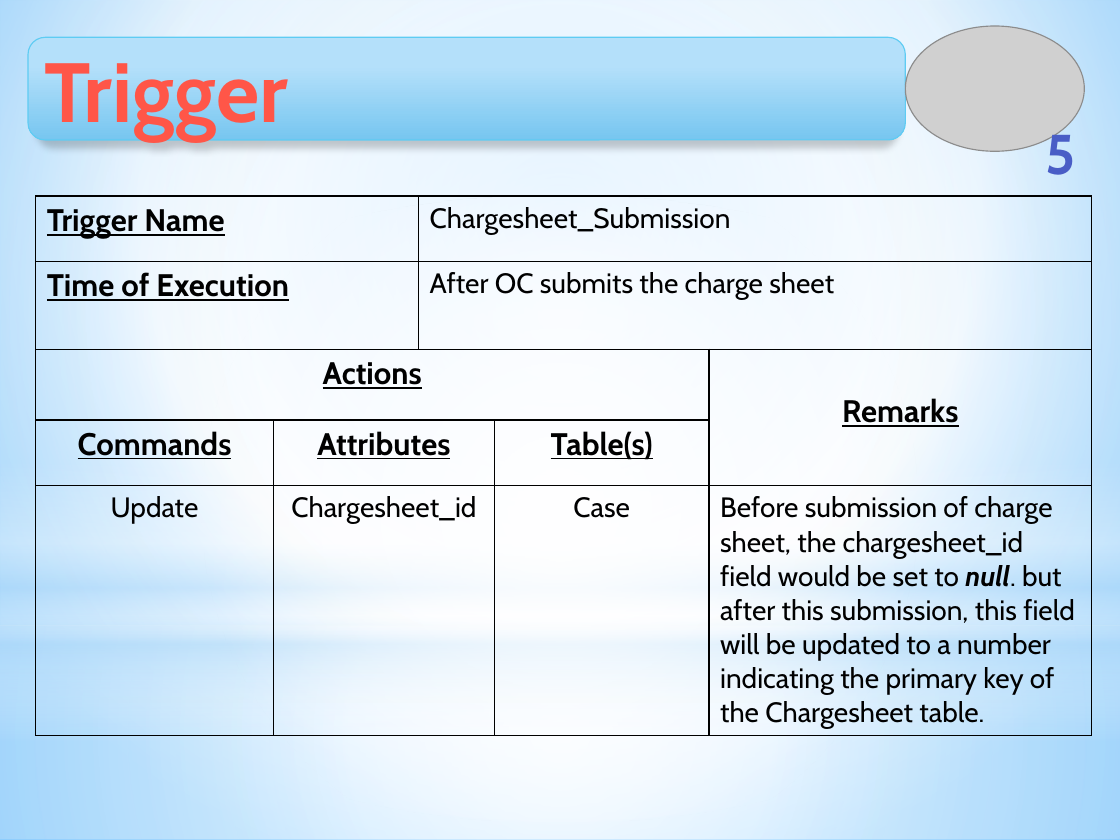
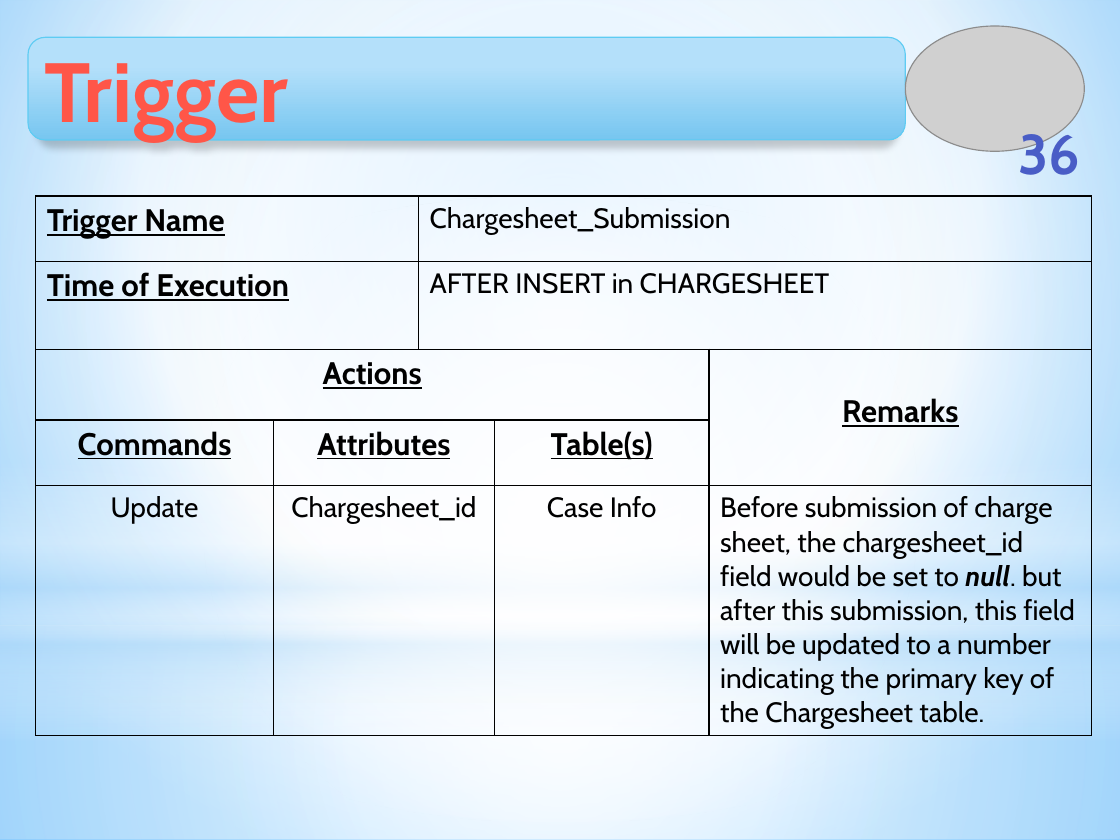
Before and after one commit to Touhid18/CSE308-Management_of_Judicial_System-1005009_1005014_1005018_1005023_1005029, a slide deck: slide 36 of ISD_Management_of_Judicial_System_DatabaseDesign.pptx (slide 5 before the commit). Drawn at 1120x840 pixels with LibreOffice and Linux fonts; fonts in the diff are those of the drawing; grey boxes stand for pictures. Boxes give left, top, right and bottom in pixels: in the first picture for what was removed or moved away, otherwise in the second. Text is boxed around its words. In the diff, an @@ line names an element or a change of style, - is before the commit and + after.

```diff
--- a/ISD_Management_of_Judicial_System_DatabaseDesign.pptx
+++ b/ISD_Management_of_Judicial_System_DatabaseDesign.pptx
@@ page number at bbox=[1019, 126, 1081, 175]: text changed @@
-5
+36
@@ table at bbox=[36, 196, 1092, 765] @@
-row 2, column 3: After OC submits the charge sheet
+row 2, column 3: AFTER INSERT in CHARGESHEET
-row 5, column 4: Case
+row 5, column 4: Case Info
```
Also in this commit, not shown: 10 other slides changed, 38 slides added, 1 slide removed, 17 other files.
